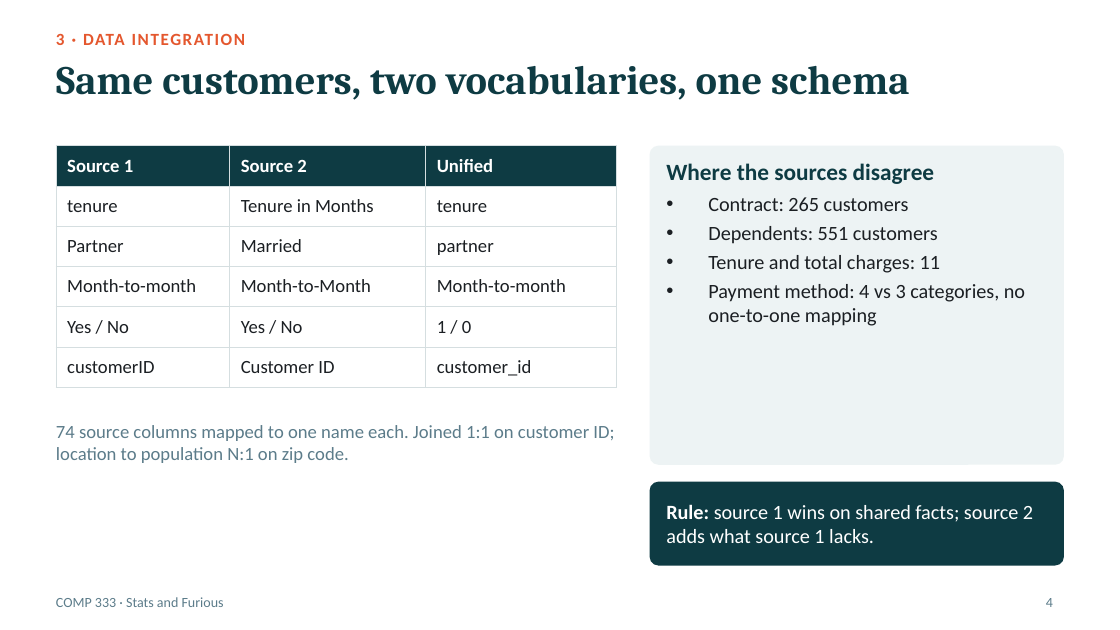
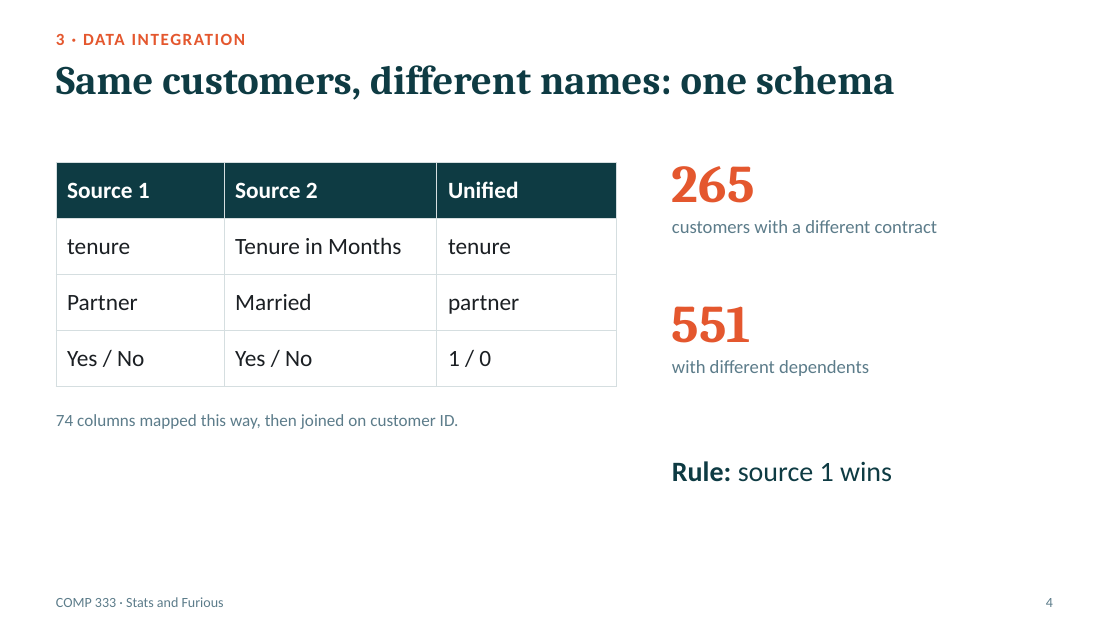
Before and after one commit to Peter7168/comp333-telco-churn, a slide deck: slide 4 of presentation/COMP333_Presentation.pptx. Drawn at 1120x630 pixels with LibreOffice and Linux fonts; fonts in the diff are those of the drawing. Boxes give left, top, right and bottom in pixels: in the first picture for what was removed or moved away, otherwise in the second. Text is boxed around its words. In the diff, an @@ line names an element or a change of style, - is before the commit and + after.

```diff
--- a/presentation/COMP333_Presentation.pptx
+++ b/presentation/COMP333_Presentation.pptx
@@ title at (56,65,894,100): text changed @@
-Same customers, two vocabularies, one schema
+Same customers, different names: one schema
@@ rounded rectangle removed at (650,146,1064,465) @@
@@ table at (56,162,616,370) @@
-row 4: Month-to-month | Month-to-Month | Month-to-month
-row 6: customerID | Customer ID | customer_id
@@ table: place and size @@
-table at (56,146,616,380)
+table at (56,162,616,370)
@@ text added at (672,166,755,203), 34 pt, text #E4572E, bold @@
+265
@@ text at (672,220,938,233): text changed; size 13 to 12 pt; text colour #1B1F23 to #5C7C8A @@
-Where the sources disagree
-• Contract: 265 customers
-• Dependents: 551 customers
-• Tenure and total charges: 11
-• Payment method: 4 vs 3 categories, no one-to-one mapping
+customers with a different contract
@@ text added at (672,306,751,343), 34 pt, text #E4572E, bold @@
+551
@@ text added at (672,360,869,376), 12 pt, text #5C7C8A @@
+with different dependents
@@ text at (56,414,459,429): text changed; size 12 to 11 pt @@
-74 source columns mapped to one name each. Joined 1:1 on customer ID; location to population N:1 on zip code.
+74 columns mapped this way, then joined on customer ID.
@@ text at (672,461,892,482): text changed; size 13 to 18 pt; text colour #FFFFFF to #0E3B43 @@
-Rule: source 1 wins on shared facts; source 2 adds what source 1 lacks.
+Rule: source 1 wins
@@ rounded rectangle removed at (650,482,1064,566) @@
```
Also in this commit, not shown: 9 other slides changed.
